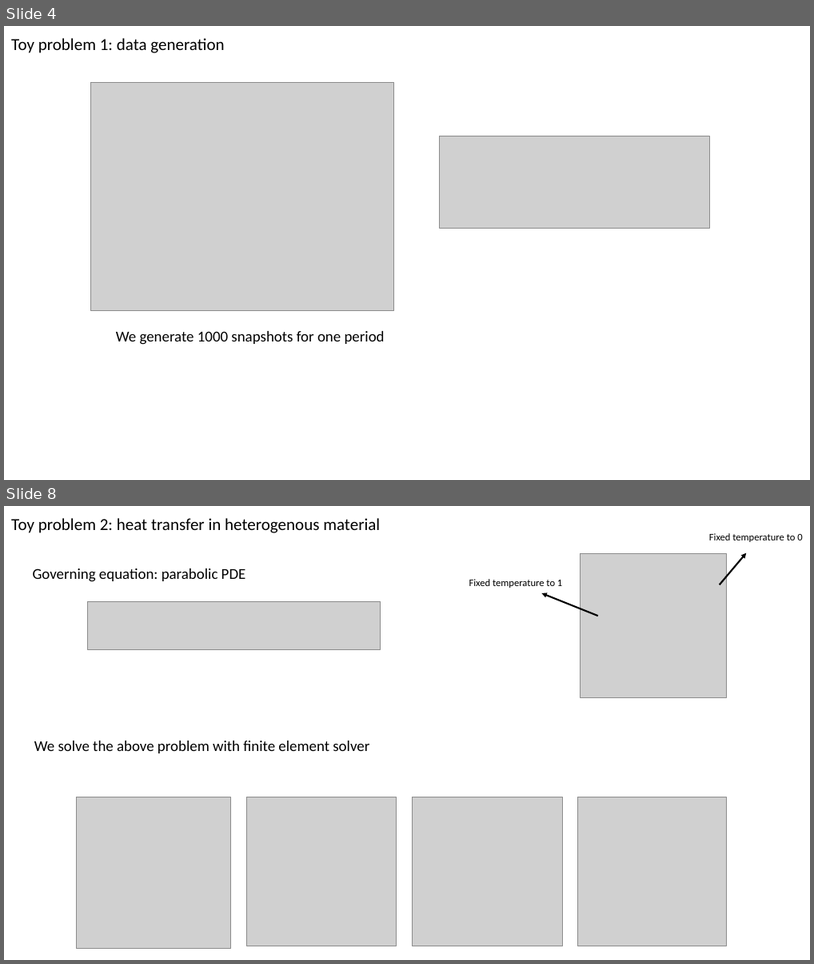
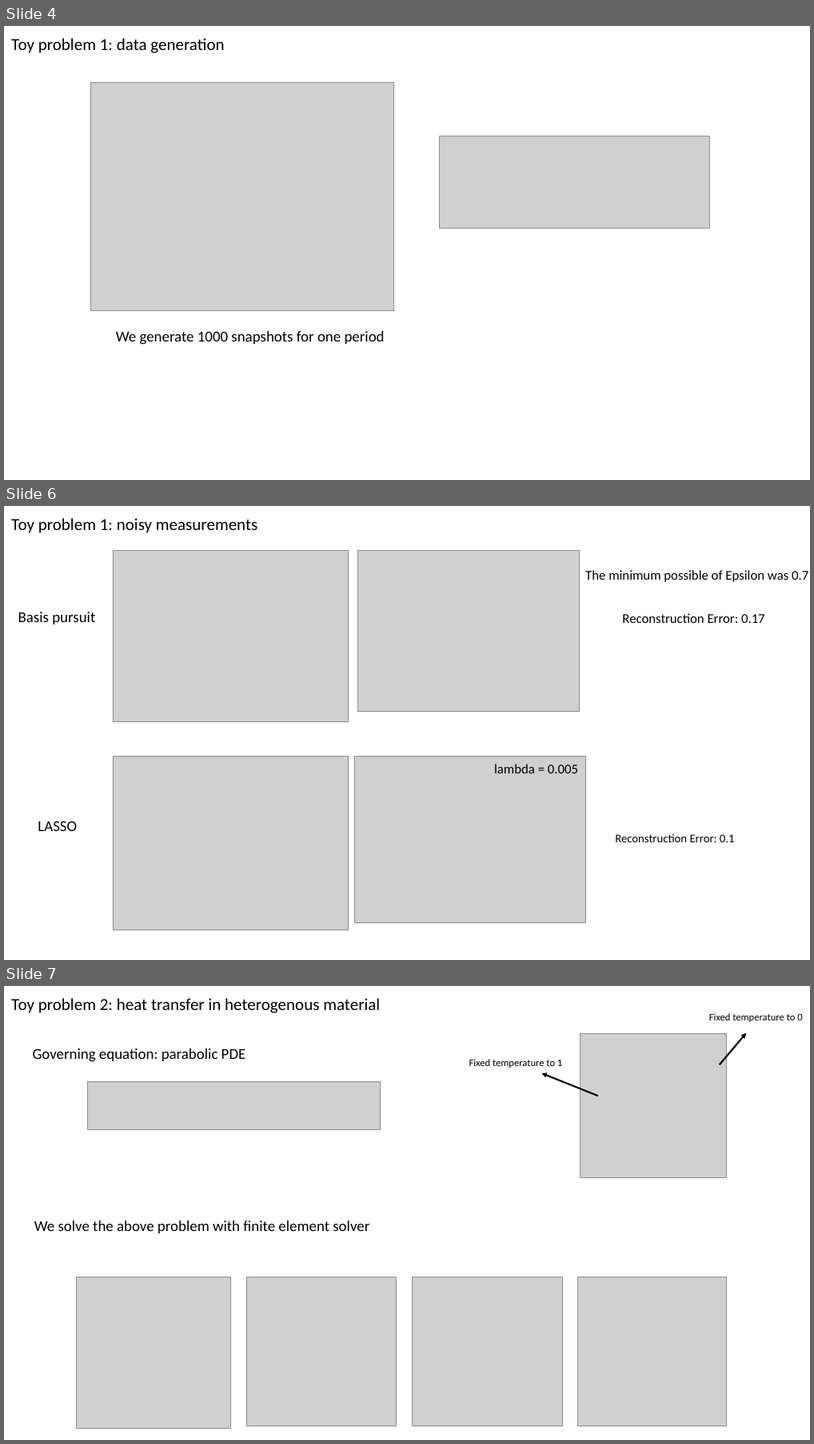
Before and after one commit to bbny-90/project_sparse_modeling_course_2020, a slide deck: preject.pptx. Shown one above the other, each under a label of ours: slides 4 and 8 before the commit, slides 4, 6 and 7 after it; the slides between them are not shown. The pictures are 814x964 and 814x1444 pixels, drawn with LibreOffice and Linux fonts; fonts in the diff are those of the drawing; grey boxes stand for pictures. Boxes give left, top, right and bottom in pixels: in the first picture for what was removed or moved away, otherwise in the second. Text is boxed around its words. In the diff, an @@ line names an element or a change of style, - is before the commit and + after.

```diff
--- a/preject.pptx
+++ b/preject.pptx
@@ slide 6 added at bbox=[4, 506, 810, 960], background #FFFFFF @@
@@ text added at bbox=[11, 518, 258, 533], 20 pt, text #000000 @@
+Toy problem 1: noisy measurements
@@ picture added at bbox=[113, 550, 348, 722] @@
@@ picture added at bbox=[358, 550, 580, 711] @@
@@ text added at bbox=[586, 570, 809, 582], 16 pt, text #000000 @@
+The minimum possible of Epsilon was 0.7
@@ text added at bbox=[18, 612, 95, 624], 18 pt, text #000000 @@
+Basis pursuit
@@ text added at bbox=[622, 613, 766, 623], 16 pt, text #000000 @@
+Reconstruction Error: 0.17
@@ picture added at bbox=[113, 756, 348, 929] @@
@@ picture added at bbox=[355, 756, 586, 923] @@
@@ text added at bbox=[494, 764, 578, 773], 16 pt, text #000000 @@
+lambda = 0.005
@@ text added at bbox=[38, 820, 77, 831], 18 pt, text #000000 @@
+LASSO
@@ text added at bbox=[615, 834, 735, 842], 14 pt, text #000000 @@
+Reconstruction Error: 0.1
@@ what was slide 8 is now slide 7 @@
```
Also in this commit, not shown: 5 slides changed, 1 other slide added, 3 slides removed.
